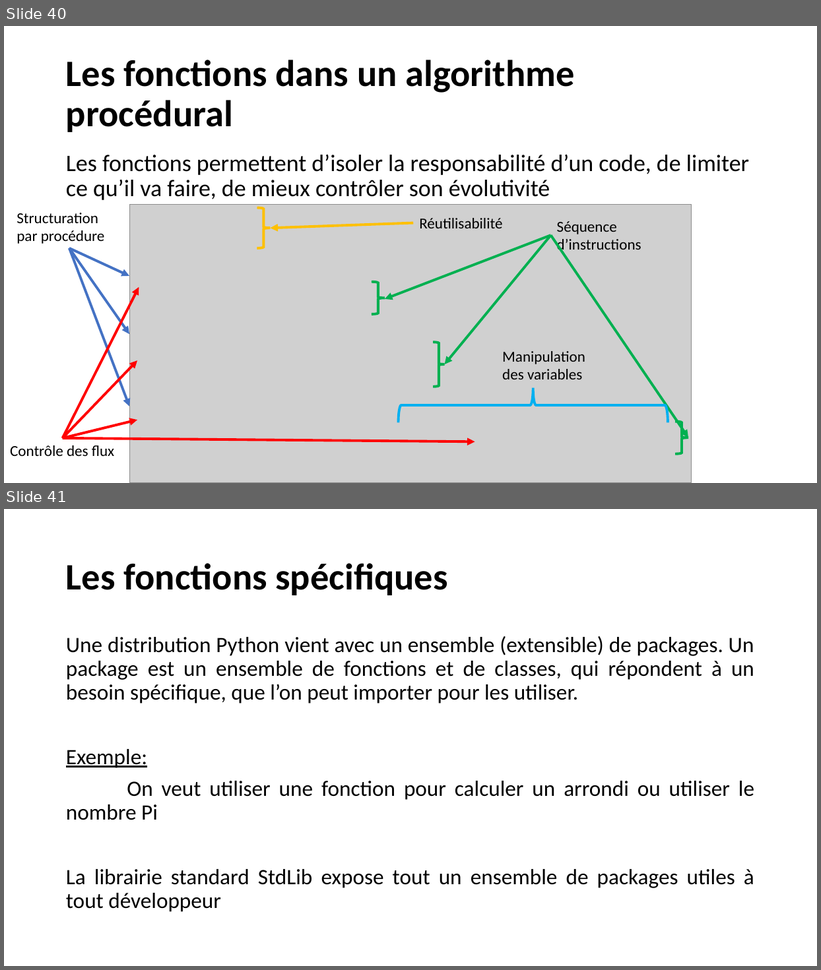
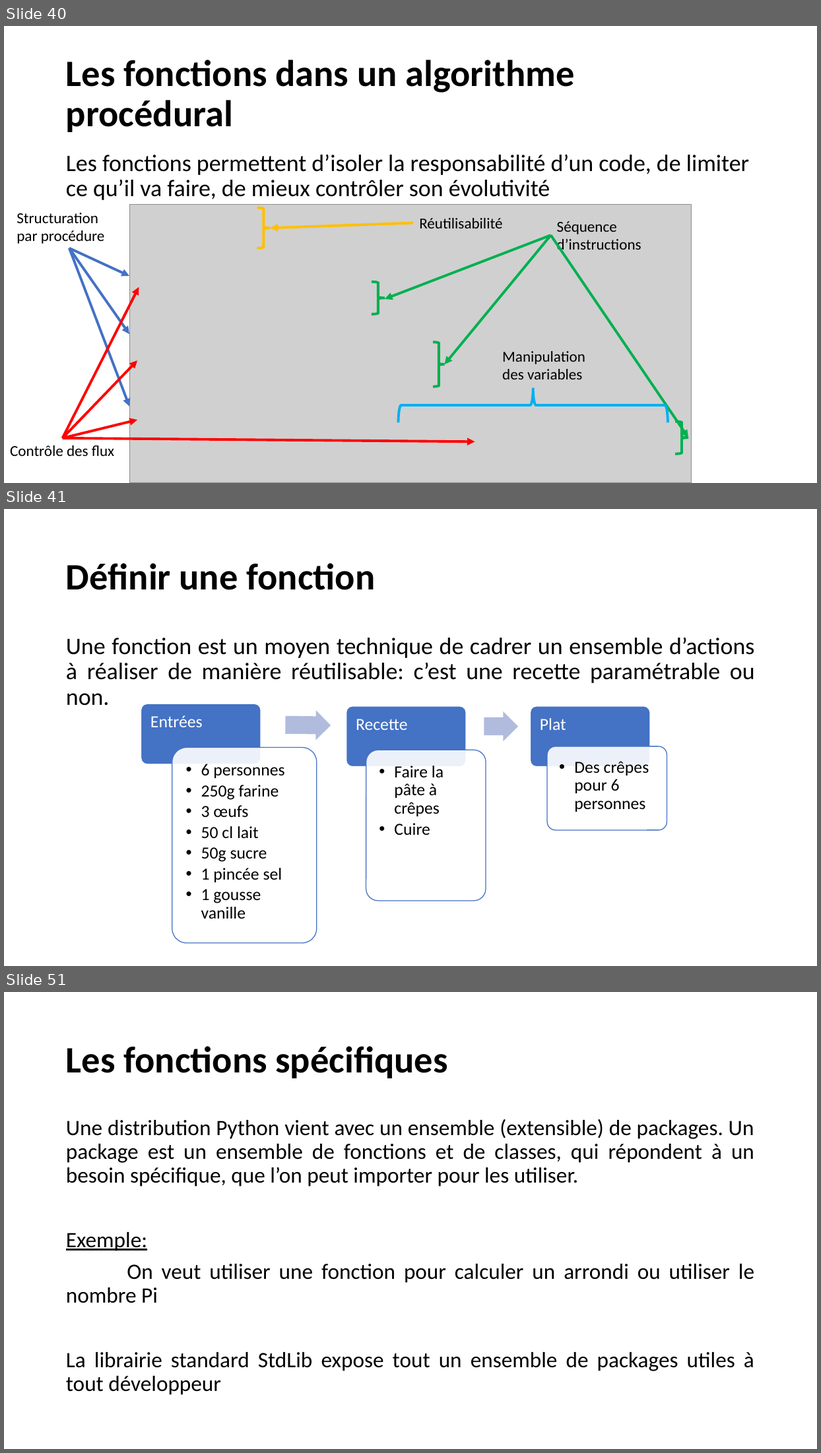
Before and after one commit to AAFINSYS/Formation-Cegos-Python-LI248, a slide deck: Python init ib LI248.pptx. Shown one above the other, each under a label of ours: slides 40 and 41 before the commit, slides 40, 41 and 51 after it; the slides between them are not shown. The pictures are 821x970 and 821x1453 pixels, drawn with LibreOffice and Linux fonts; fonts in the diff are those of the drawing; grey boxes stand for pictures; background and template pictures are left out. Boxes give left, top, right and bottom in pixels: in the first picture for what was removed or moved away, otherwise in the second. Text is boxed around its words. In the diff, an @@ line names an element or a change of style, - is before the commit and + after.

```diff
--- a/Python init ib LI248.pptx
+++ b/Python init ib LI248.pptx
@@ slide 41 added at (4,509,817,966), background picture (left out) @@
@@ title added at (66,563,375,590), 44 pt, text #000000, bold @@
+Définir une fonction
@@ text added at (66,638,755,706), 28 pt, text #000000 @@
+Une fonction est un moyen technique de cadrer un ensemble d’actions à réaliser de manière réutilisable: c’est une recette paramétrable ou non.
@@ group added at (141,704,667,943): 6 rounded rectangles, 6 texts, 2 right arrows @@
+Entrées
+  • 6 personnes
+  • 250g farine
+  • 3 œufs
+  • 50 cl lait
+  • 50g sucre
+  • 1 pincée sel
+  • 1 gousse vanille
+Recette
+  • Faire la pâte à crêpes
+  • Cuire
+Plat
+  • Des crêpes pour 6 personnes
@@ what was slide 41 is now slide 51 @@
```
Also in this commit, not shown: 6 slides changed, 10 other slides added, 1 slide removed.
